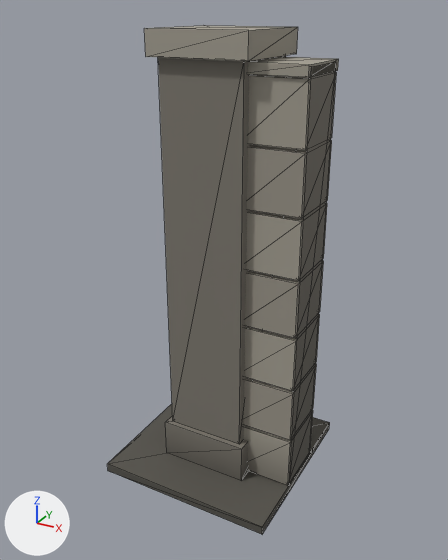
An edit to the glTF model data/model/wall_stone_end.glb, drawn before and after from the same camera.
The view is the same before and after, from a 50 mm camera at (1.49, -2.7, 2.48) aimed at (0.01, -0.02, 1.14). Arrows for +X, +Y and +Z are at lower left; the lights stay in place. The picture after the commit comes second. Mesh edges are drawn as thin lines. Vertices at exactly the same position are counted once.
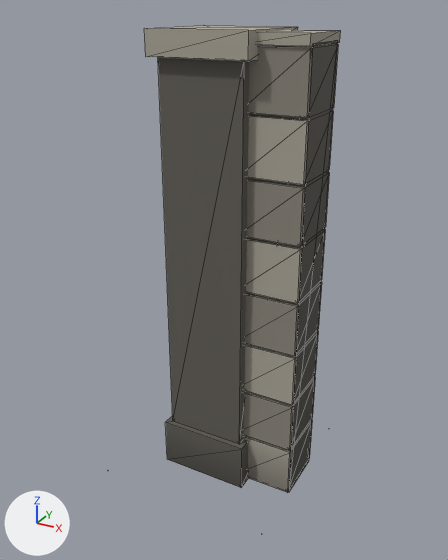
Where the change shows, as pixel boxes [x1, y1, x2, y2] in the pictures (448 x 560 px; the box of a moved part takes in the faces that stretch with it):
'Mesh_0', reshaped
    before: [107, 25, 339, 534]
    after: [144, 25, 341, 493]
part 1 of me_mesh_0, added
    after: [246, 41, 338, 492]
part 2 of me_mesh_0, moved or reshaped
    before: [244, 410, 313, 486]
    after: [244, 425, 312, 493]
part 3 of me_mesh_0, added
    after: [244, 377, 316, 451]
part 4 of me_mesh_0, added
    after: [245, 331, 319, 405]
part 5 of me_mesh_0, moved or reshaped
    before: [245, 261, 324, 338]
    after: [245, 282, 322, 356]
part 6 of me_mesh_0, moved or reshaped
    before: [246, 206, 327, 281]
    after: [246, 229, 326, 304]
part 7 of me_mesh_0, added
    after: [247, 172, 330, 247]
part 8 of me_mesh_0, added
    after: [248, 111, 334, 185]
part 9 of me_mesh_0, moved or reshaped
    before: [248, 72, 337, 150]
    after: [249, 44, 339, 118]
part 10 of me_mesh_0, moved or reshaped
    before: [248, 57, 339, 77]
    after: [257, 30, 341, 46]
part 11 of me_mesh_0, deleted
    before: [247, 62, 336, 485]
part 12 of me_mesh_0, deleted
    before: [247, 140, 332, 218]
part 13 of me_mesh_0, cut back
    before: [107, 404, 330, 534]
    after: [165, 422, 249, 488]
part 14 of me_mesh_0, surface changed
    both: [158, 27, 298, 449]

Patch to the scene script:
```diff
--- a/data/model/wall_stone_end.glb.py
+++ b/data/model/wall_stone_end.glb.py
@@ me_mesh_0 @@
 # used by ob_mesh_0; location = (0.0, 0.0, 0.0)
-me_mesh_0.from_pydata(...)  # 104 vertices, 156 faces; spans x -0.5..0.5, y -0.5..0.5, z 0.0..2.4
+me_mesh_0.from_pydata(...)  # 136 vertices, 204 faces; spans x -0.5..0.5, y -0.5..0.5, z 0.0..2.4
+# me_mesh_0 part 1: a new loose piece, a box spanning x 0.17..0.5, y -0.15..0.15, z 0.0..2.35, in mat_material_0 (picture img_image_0)
+# me_mesh_0 part 2: the loose piece of 8 vertices spanning x 0.17..0.5, y -0.17..0.17, z 0.06..0.35 is moved by (0.0, 0.0, -0.06)
+# me_mesh_0 part 3: a new loose piece, a box spanning x 0.17..0.5, y -0.17..0.17, z 0.3..0.58, in mat_material_0 (picture img_image_0)
+# me_mesh_0 part 4: a new loose piece, a box spanning x 0.17..0.5, y -0.17..0.17, z 0.59..0.87, in mat_material_0 (picture img_image_0)
+# me_mesh_0 part 5: the loose piece of 8 vertices spanning x 0.17..0.5, y -0.17..0.17, z 0.99..1.28 is moved by (0.0, 0.0, -0.11)
+# me_mesh_0 part 6: the loose piece of 8 vertices spanning x 0.17..0.5, y -0.17..0.17, z 1.3..1.59 is moved by (0.0, 0.0, -0.13)
+# me_mesh_0 part 7: a new loose piece, a box spanning x 0.17..0.5, y -0.17..0.17, z 1.47..1.75, in mat_material_0 (picture img_image_0)
+# me_mesh_0 part 8: a new loose piece, a box spanning x 0.17..0.5, y -0.17..0.17, z 1.76..2.04, in mat_material_0 (picture img_image_0)
+# me_mesh_0 part 9: the loose piece of 8 vertices spanning x 0.17..0.5, y -0.17..0.17, z 1.92..2.21 is moved by (0.0, 0.0, 0.13)
+# me_mesh_0 part 10: the loose piece of 8 vertices spanning x 0.17..0.5, y -0.18..0.18, z 2.22..2.27 is moved by (0.0, 0.0, 0.12)
+# me_mesh_0 part 11: the loose piece of 8 vertices spanning x 0.17..0.5, y -0.15..0.15, z 0.05..2.26 is deleted
+# me_mesh_0 part 12: the loose piece of 8 vertices spanning x 0.17..0.5, y -0.17..0.17, z 1.61..1.9 is deleted
+# me_mesh_0 part 13
+# 8 vertices are removed from x -0.5..0.5, y -0.5..0.5, z 0.05
+# 22 faces are deleted
+# 32 vertices are added at x -0.5..0.5, y -0.5..0.5, z 0.0
+# 58 new faces join them
+# me_mesh_0 part 14: 26 kept faces spanning x -0.26..0.26, y -0.26..0.26, z 0.27..2.4 get new texture (UV) coordinates
+# other edits to the shape of me_mesh_0 do not show in these pictures
 me_mesh_0.materials.append(mat_material_0)
```
